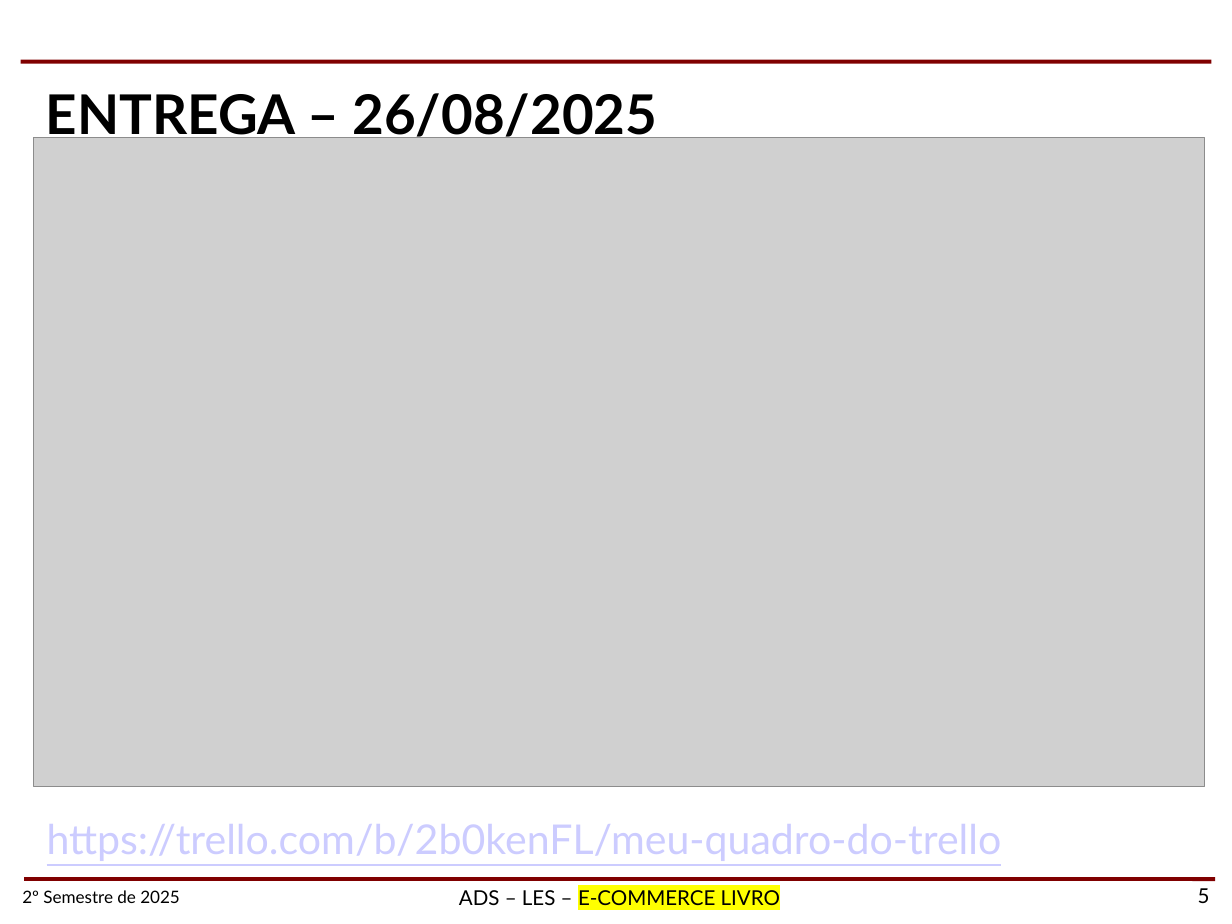
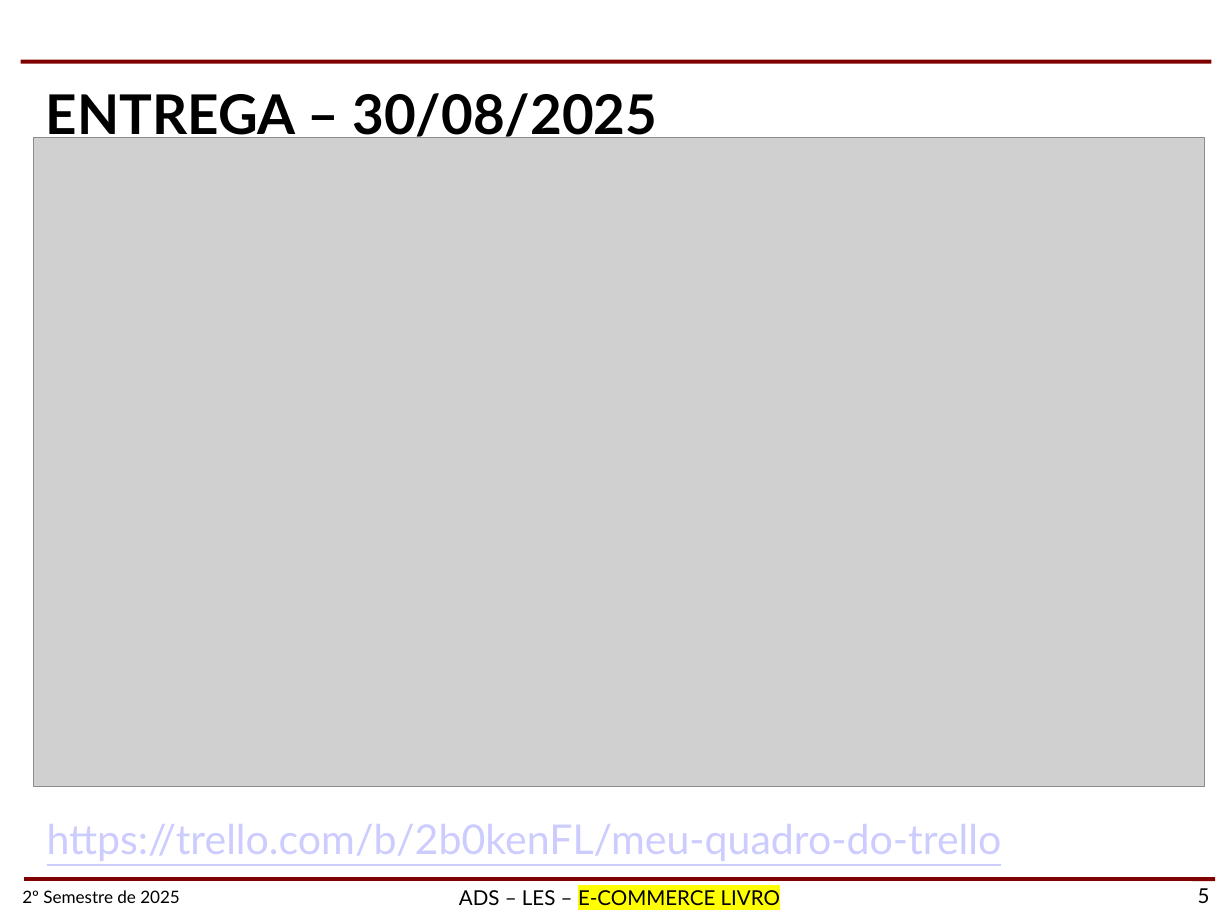
Before and after one commit to Largluak/les-project, a slide deck: slide 5 of docs/SEGUNDO_PPT_LES.pptx. Drawn at 1232x924 pixels with LibreOffice and Linux fonts; fonts in the diff are those of the drawing; grey boxes stand for pictures; background and template pictures are left out. Boxes give left, top, right and bottom in pixels: in the first picture for what was removed or moved away, otherwise in the second. Text is boxed around its words. In the diff, an @@ line names an element or a change of style, - is before the commit and + after.

```diff
--- a/docs/SEGUNDO_PPT_LES.pptx
+++ b/docs/SEGUNDO_PPT_LES.pptx
@@ text at (46,93,657,145): text changed @@
-ENTREGA – 26/08/2025
+ENTREGA – 30/08/2025
```
Also in this commit, not shown: 2 other slides changed, 13 other files.
